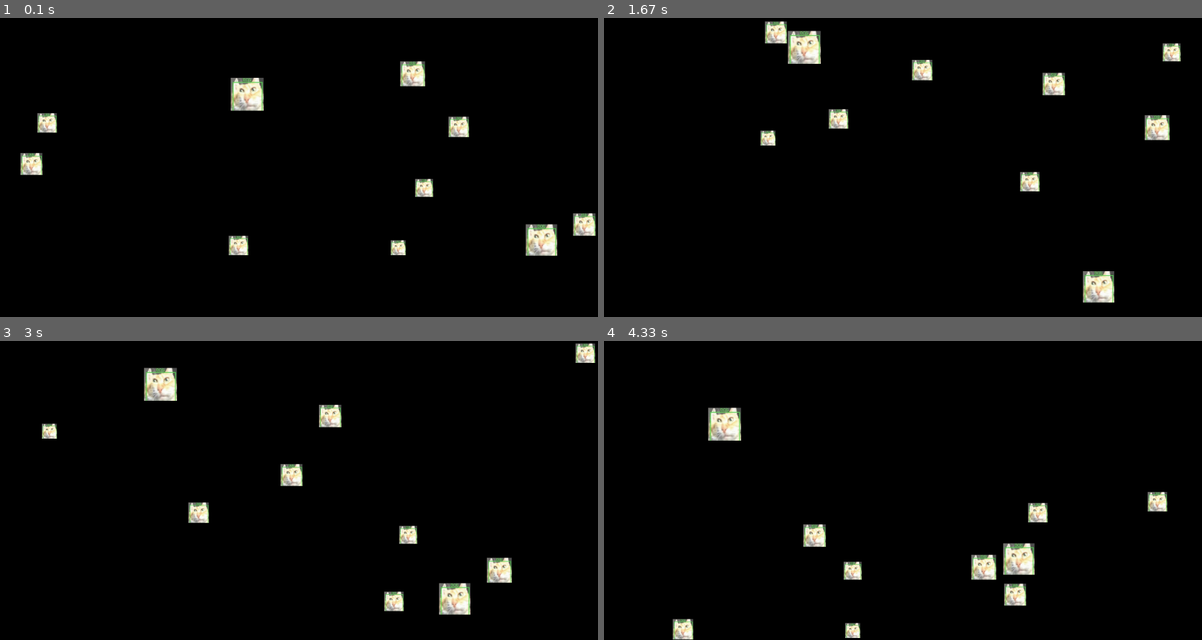
Above: before the commit, frames 1-4 (two rows, left to right).
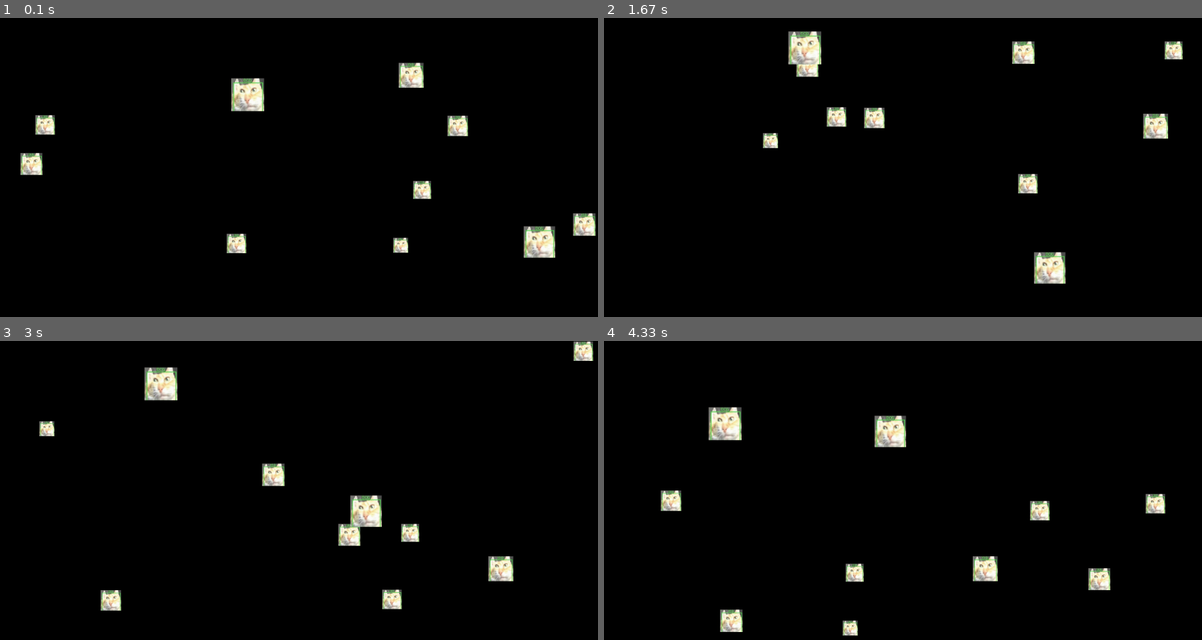
Above: after the commit, the same moments.

Repository: bao333dz/lab8-pygame
Game: pygame game, started from main.py
Same seed, same stepped clock (60 frames per second), same inputs: the game is played once before the commit and once after it.
Inputs:
- Up to frame 1 (0.1 s): no input
- Up to frame 2 (1.67 s): no input
- Up to frame 3 (3 s): no input
- Up to frame 4 (4.33 s): no input

The runs differ from the first frame. In frame 1, 2.0% of the frame differs, in the area x 5-94%, y 14-81%; in frame 2, 4.0%; in frame 3, 4.0%; in frame 4, 4.1%, in the area x 9-95%, y 22-100%.

Commit message:
refactor: improve speed calculation and frame delta handling for cat movement

Diff:
--- a/main.py
+++ b/main.py
@@ -36,8 +36,8 @@
     cat_list.append(cat_rect)
 
     # Assign speed inversely to size (small = fast, big = slow)
-    # Size 30 -> speed 5, Size 70 -> speed 1
-    speed = int(5 - (size - 30) / 10)
+    # Size 30 -> speed 300 px/s, Size 70 -> speed 60 px/s
+    speed = int((5 - (size - 30) / 10) * 60)
     speeds.append(speed)
 
 # Randomly assign directions (multiply by 1 or -1)
@@ -50,12 +50,16 @@
             pygame.quit()
             exit()
 
+    # Calculate delta time (frame time in seconds)
+    dt_ms = clock.tick(60)
+    delta_time = dt_ms / 1000
+
     screen.fill("Black")
 
     #
     for i, cat_rect in enumerate(cat_list):
-        cat_rect.x += cat_speed_x[i]
-        cat_rect.y += cat_speed_y[i]
+        cat_rect.x += cat_speed_x[i] * delta_time
+        cat_rect.y += cat_speed_y[i] * delta_time
 
         # LEFT/RIGHT walls - reverse X speed
         if cat_rect.left <= 0:
@@ -73,5 +77,3 @@
         screen.blit(cat_images[i], cat_rect)
 
     pygame.display.update()
-
-    clock.tick(60)
